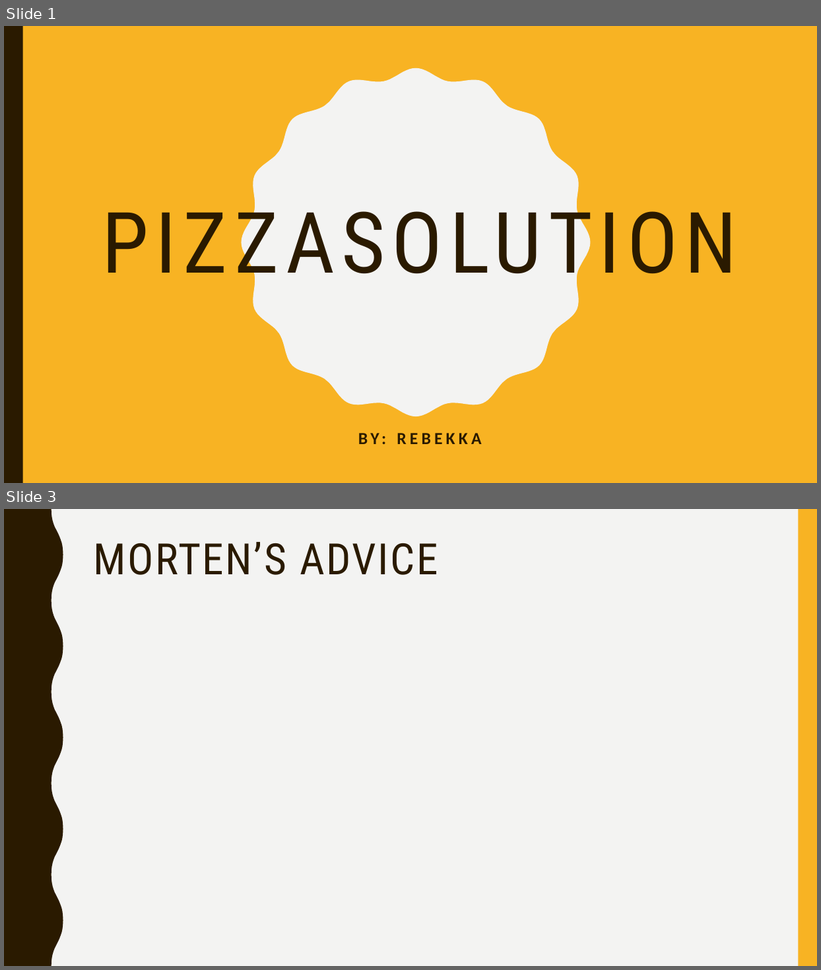
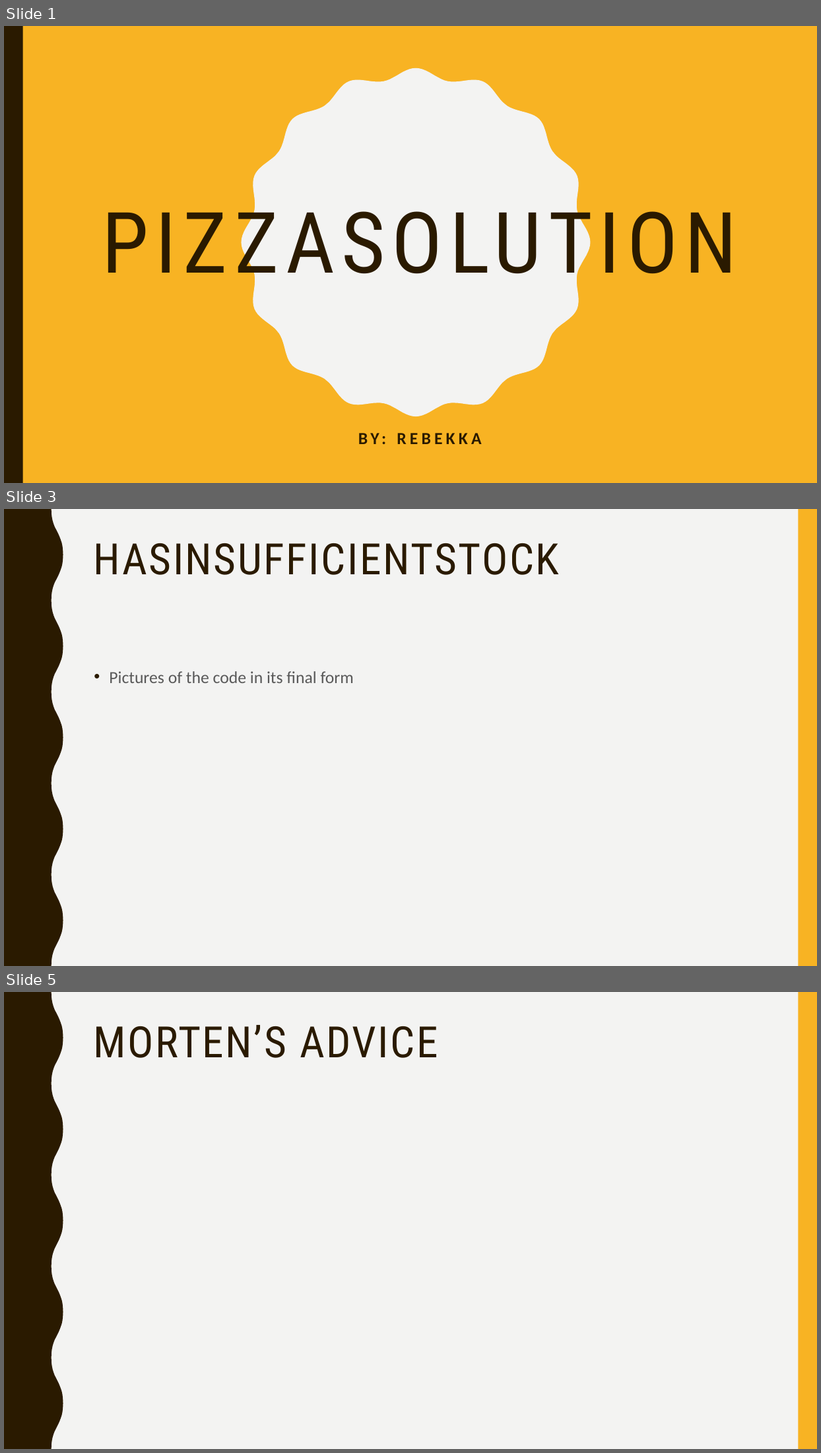
Before and after one commit to Exopi-Talent-Academy/PizzaSolutionRebekka, a slide deck: PizzaSolution Presentation.pptx. Shown one above the other, each under a label of ours: slides 1 and 3 before the commit, slides 1, 3 and 5 after it; the slides between them are not shown. The pictures are 821x970 and 821x1453 pixels, drawn with LibreOffice and Linux fonts; fonts in the diff are those of the drawing. Boxes give left, top, right and bottom in pixels: in the first picture for what was removed or moved away, otherwise in the second. Text is boxed around its words. In the diff, an @@ line names an element or a change of style, - is before the commit and + after.

```diff
--- a/PizzaSolution Presentation.pptx
+++ b/PizzaSolution Presentation.pptx
@@ slide 3 added at (4, 509, 817, 966), background #F3F3F2; not listed: 2 template elements that a slide beside it also shows @@
@@ title added at (94, 543, 560, 575), 51 pt, text #2A1A00 @@
+HASINSUFFICIENTSTOCK
@@ text added at (109, 671, 354, 683), 20 pt, text #595959 @@
+• Pictures of the code in its final form
@@ what was slide 3 is now slide 5 @@
```
Also in this commit, not shown: 2 slides changed, 1 other slide added.
